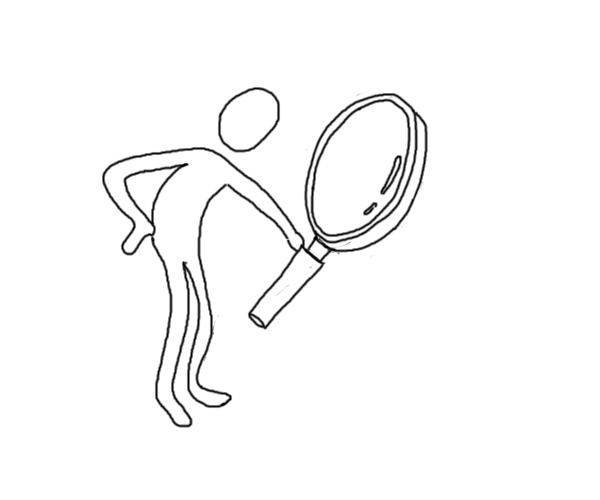
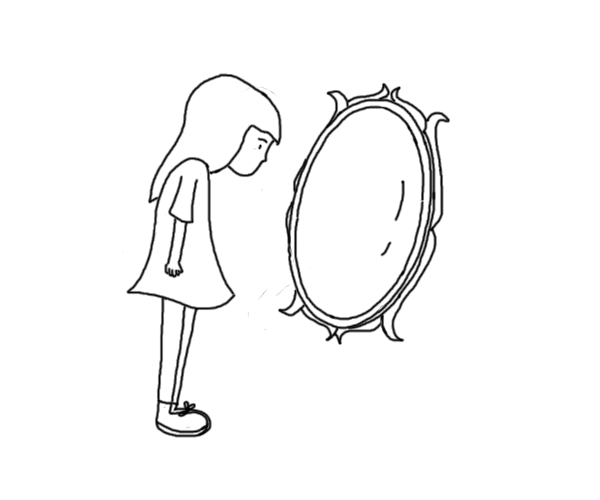
Layers edited between the first and the second 600 × 500 image:
added layer "圖層 4" above "mirror" over [277, 82, 451, 346]
added layer "圖層 3" above "人物側" over [119, 73, 283, 438]
painted on "圖層 2" over [101, 86, 429, 429]
